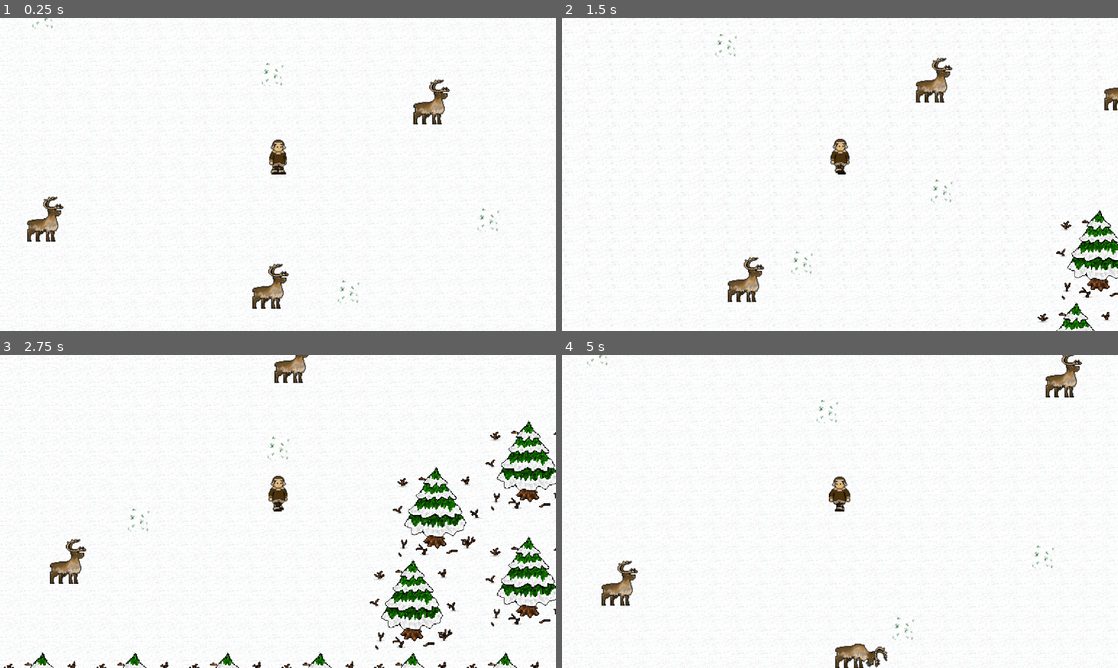
Above: before the commit, frames 1-4 (two rows, left to right).
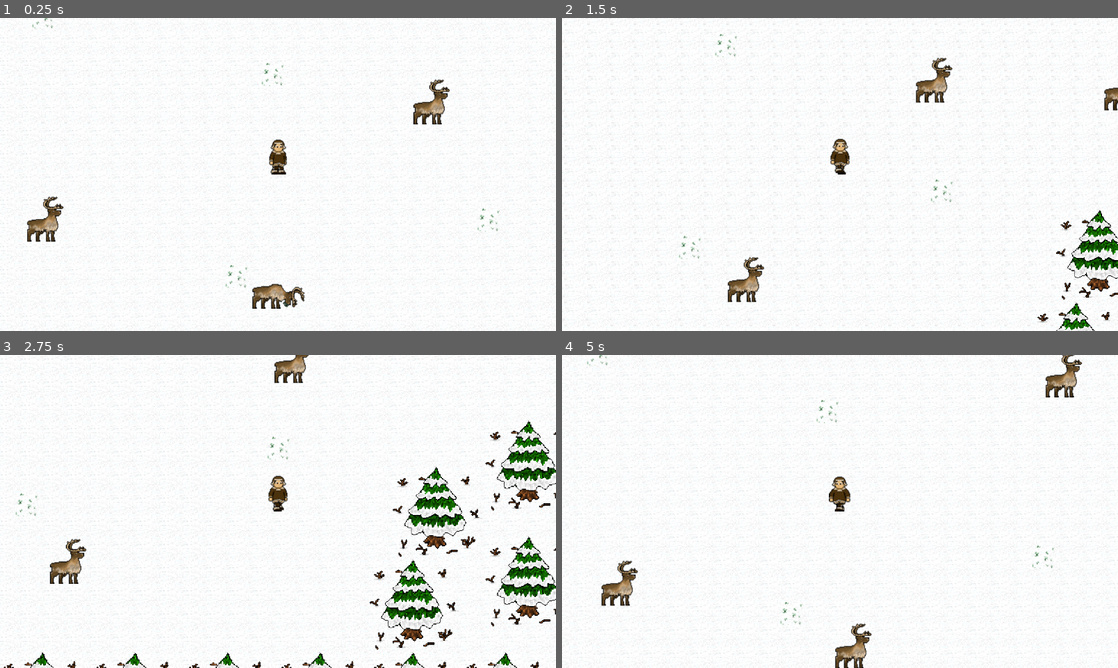
Above: after the commit, the same moments.

Repository: xkolyaskin/Mycrosoffed-Studios
Game: Godot game, scene res://reindeer_herding.tscn
Two runs of this game, one before a commit and one after it. Both use one fixed random seed, a clock stepped at 60 frames per second and the inputs below.
Inputs:
- Up to frame 1 (0.25 s): no input
- Up to frame 2 (1.5 s): hold D (move_right) 0.53-1.28 s; tap Space (interact) at 0.6, 1.35 s; hold S (move_down) from 1.28 s (still down)
- Up to frame 3 (2.75 s): release S (move_down) at 2.03 s; hold D (move_right) from 2.03 s (still down); tap Space (interact) at 2.1 s
- Up to frame 4 (5 s): release D (move_right) at 2.78 s; hold W (move_up) 2.78-3.53 s; tap Space (interact) at 2.85, 3.6, 4.35 s; hold A (move_left) from 3.53 s (still down)

The runs differ from the first frame. In frame 1, 0.4% of the frame differs, in the area x 40-65%, y 78-93%; in frame 2, less than 0.1%; in frame 3, less than 0.1%; in frame 4, 0.4%.

Commit message:
spawn edits

Diff:
--- a/new-game-project/reindeer_herding.gd
+++ b/new-game-project/reindeer_herding.gd
@@ -1,7 +1,7 @@
 extends Node2D
 signal end_reindeer
 var numDeer = 5
-var numLichen = 6
+var numLichen = 8
 var round = 0
 var deerPositions = [
 	[Vector2(496,-71),Vector2(-2,273),Vector2(310,365),Vector2(533,110),Vector2(832,99)],
@@ -10,9 +10,9 @@
 ]
 var deer=[]
 var lichenPositions = [
-	[Vector2(617,281),Vector2(2,1),Vector2(-164,389),Vector2(319,80),Vector2(424,380),Vector2(574,-34)],
-	[Vector2(617,281),Vector2(2,1),Vector2(-164,389),Vector2(319,80),Vector2(424,380),Vector2(574,-34)],
-	[Vector2(617,281),Vector2(2,1),Vector2(-164,389),Vector2(319,80),Vector2(424,380),Vector2(574,-34)]
+	[Vector2(617,281),Vector2(2,1),Vector2(-164,389),Vector2(319,80),Vector2(897,97),Vector2(574,-34),Vector2(269,359),Vector2(286,-187)],[Vector2(617,281),Vector2(2,1),Vector2(-164,389),Vector2(319,80),Vector2(897,97),Vector2(574,-34),Vector2(269,359),Vector2(286,-187)],[Vector2(617,281),Vector2(2,1),Vector2(-164,389),Vector2(319,80),Vector2(897,97),Vector2(574,-34),Vector2(269,359),Vector2(286,-187)],[Vector2(617,281),Vector2(2,1),Vector2(-164,389),Vector2(319,80),Vector2(897,97),Vector2(574,-34),Vector2(269,359),Vector2(286,-187)],[Vector2(617,281),Vector2(2,1),Vector2(-164,389),Vector2(319,80),Vector2(897,97),Vector2(574,-34),Vector2(269,359),Vector2(286,-187)],[Vector2(617,281),Vector2(2,1),Vector2(-164,389),Vector2(319,80),Vector2(897,97),Vector2(574,-34),Vector2(269,359),Vector2(286,-187)],[Vector2(617,281),Vector2(2,1),Vector2(-164,389),Vector2(319,80),Vector2(897,97),Vector2(574,-34),Vector2(269,359),Vector2(286,-187)],
+	[Vector2(617,281),Vector2(2,1),Vector2(-164,389),Vector2(897,97),Vector2(574,-34),Vector2(269,359),Vector2(286,-187)],[Vector2(617,281),Vector2(2,1),Vector2(-164,389),Vector2(319,80),Vector2(897,97),Vector2(574,-34),Vector2(269,359),Vector2(286,-187)],[Vector2(617,281),Vector2(2,1),Vector2(-164,389),Vector2(319,80),Vector2(897,97),Vector2(574,-34),Vector2(269,359),Vector2(286,-187)],[Vector2(617,281),Vector2(2,1),Vector2(-164,389),Vector2(319,80),Vector2(897,97),Vector2(574,-34),Vector2(269,359),Vector2(286,-187)],[Vector2(617,281),Vector2(2,1),Vector2(-164,389),Vector2(319,80),Vector2(897,97),Vector2(574,-34),Vector2(269,359),Vector2(286,-187)],[Vector2(617,281),Vector2(2,1),Vector2(-164,389),Vector2(319,80),Vector2(897,97),Vector2(574,-34),Vector2(269,359),Vector2(286,-187)],[Vector2(617,281),Vector2(2,1),Vector2(-164,389),Vector2(319,80),Vector2(897,97),Vector2(574,-34),Vector2(269,359),Vector2(286,-187)],
+	[Vector2(617,281),Vector2(2,1),Vector2(-164,389),Vector2(319,80),Vector2(574,-34),Vector2(269,359),Vector2(286,-187)],[Vector2(617,281),Vector2(2,1),Vector2(-164,389),Vector2(319,80),Vector2(897,97),Vector2(574,-34),Vector2(269,359),Vector2(286,-187)],[Vector2(617,281),Vector2(2,1),Vector2(-164,389),Vector2(319,80),Vector2(897,97),Vector2(574,-34),Vector2(269,359),Vector2(286,-187)],[Vector2(617,281),Vector2(2,1),Vector2(-164,389),Vector2(319,80),Vector2(897,97),Vector2(574,-34),Vector2(269,359),Vector2(286,-187)],[Vector2(617,281),Vector2(2,1),Vector2(-164,389),Vector2(319,80),Vector2(897,97),Vector2(574,-34),Vector2(269,359),Vector2(286,-187)],[Vector2(617,281),Vector2(2,1),Vector2(-164,389),Vector2(319,80),Vector2(897,97),Vector2(574,-34),Vector2(269,359),Vector2(286,-187)],[Vector2(617,281),Vector2(2,1),Vector2(-164,389),Vector2(319,80),Vector2(574,-34),Vector2(269,359),Vector2(286,-187)]
 ]
 var lichen=[]
 var iceLichen=[]
@@ -24,6 +24,7 @@
 	beginRound(round)
 
 func beginRound(round):
+	$map.position=Vector2(-103,-68)
 	$Player.position=Vector2(327,193)
 	for i in range (0,numLichen):
 		var currentLichen = lich.instantiate()
@@ -35,7 +36,7 @@
 		currentDeer.position=deerPositions[round][i]
 		add_child(currentDeer)
 		deer.append(currentDeer)
-	await get_tree().create_timer(120).timeout
+	await get_tree().create_timer(60).timeout
 	atEnd()
 
 
@@ -53,7 +54,10 @@
 	deer=[]
 	iceLichen=[]
 	round+=1
-	numDeer += 2
-	numLichen += 1
+	#numDeer += 2
+	numLichen -= 1
 	end_reindeer.emit(score)
 	score=0
+	await get_tree().create_timer(5).timeout
+	if round<3:
+		beginRound(round)
--- a/new-game-project/reindeer_herding.tscn
+++ b/new-game-project/reindeer_herding.tscn
@@ -11,6 +11,6 @@
 position = Vector2(-103, -68)
 
 [node name="Player" parent="." instance=ExtResource("2_sr4t7")]
-position = Vector2(327, 193)
+position = Vector2(863, 35)
 
 [connection signal="end_reindeer" from="." to="Player" method="_on_End"]
